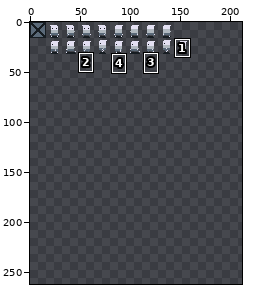
Sprite sheet: sprites.png. Above: a wide view before the commit, with the close-up outlined.
Close-up. Before the edit:
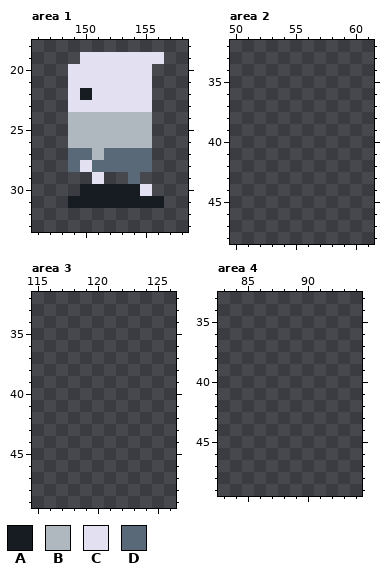
The file is 512x512 pixels. Colours within 5 levels of each other are drawn and written as one. Shown: area 1: x 146..158, y 18..33; area 2: x 50..61, y 32..48; area 3: x 115..126, y 32..49; area 4: x 83..94, y 33..49. The wide view leaves out empty margins. The commit also changed other parts of the picture, which this record leaves out.
Palette (. is transparent): A #161c21  B #b0b8bf  C #e3e0f2  D #5a6978
Pixels before, area 1, first column x 149:
19 .CCCCCCC
20 CCCCCCC.
21 CCCCCCC.
22 CACCCCC.
23 CCCCCCC.
24 BBBBBBB.
25 BBBBBBB.
26 BBBBBBB.
27 DDBDDDD.
28 DCDDDDD.
29 ..C..D..
30 .AAAAAC.
31 AAAAAAAA
And afterwards:
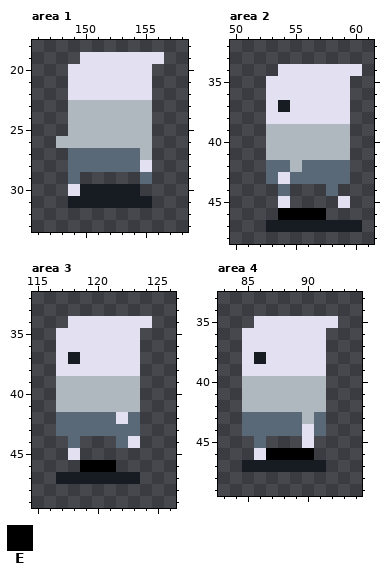
Colours new in this view: E #000000
Changes in this commit:
Area 1:
The author put colour B in row 26 at x 148.
Colour C becomes colour B in row 23 at x 149 to 155.
Colour D becomes colour B in row 27 at x 155.
The author put colour C in row 30 at x 149.
Colour A becomes colour C in row 22 at x 150.
Colour D becomes colour C in row 28 at x 155.
The author put colour D in row 29 at x 149 and 155.
Colour B becomes colour D in row 27 at x 151.
Colour C becomes colour D in row 28 at x 150.
Colour A is removed in row 31 at x 156.
Colour C is removed in row 29 at x 151; in row 30 at x 155.
Colour D is removed in row 29 at x 154.
Area 2:
The author put colour A in row 37 at x 54; in row 47 at x 53 to 60.
The author put colour B in rows 39 to 41 at x 53 to 59; in row 42 at x 55.
The author put colour C in row 34 at x 54 to 60; in rows 35 to 36 at x 53 to 59; in row 37 at x 53 and 55 to 59; in row 38 at x 53 to 59; in row 43 at x 54; in row 45 at x 54 and 59.
The author put colour D in row 42 at x 53 to 54 and 56 to 59; in row 43 at x 53 and 55 to 59; in row 44 at x 54 and 58.
The author put colour E in row 46 at x 54 to 57.
Area 3:
The author put colour A in row 37 at x 118; in row 47 at x 117 to 123.
The author put colour B in rows 39 to 41 at x 117 to 123.
The author put colour C in row 34 at x 118 to 124; in rows 35 to 36 at x 117 to 123; in row 37 at x 117 and 119 to 123; in row 38 at x 117 to 123; in row 42 at x 122; in row 44 at x 123.
The author put colour C in row 45 at x 118.
The author put colour D in row 42 at x 117 to 121 and 123; in row 43 at x 117 to 123; in row 44 at x 118 and 122.
The author put colour E in row 46 at x 119 to 121.
Area 4:
The author put colour A in row 38 at x 86; in row 47 at x 85 to 91.
The author put colour B in rows 40 to 42 at x 85 to 91; in row 43 at x 90.
The author put colour C in row 35 at x 86 to 92; in rows 36 to 37 at x 85 to 91; in row 38 at x 85 and 87 to 91; in row 39 at x 85 to 91; in rows 44 to 45 at x 90; in row 46 at x 86.
The author put colour D in rows 43 to 44 at x 85 to 89 and 91; in row 45 at x 86.
The author put colour E in row 46 at x 87 to 90.
Pixel boxes of the changes (left, top, right, bottom) in both close-ups:
changed: (56, 88, 164, 208)
added: (266, 64, 362, 232)
added: (56, 316, 152, 484)
added: (242, 316, 338, 472)
